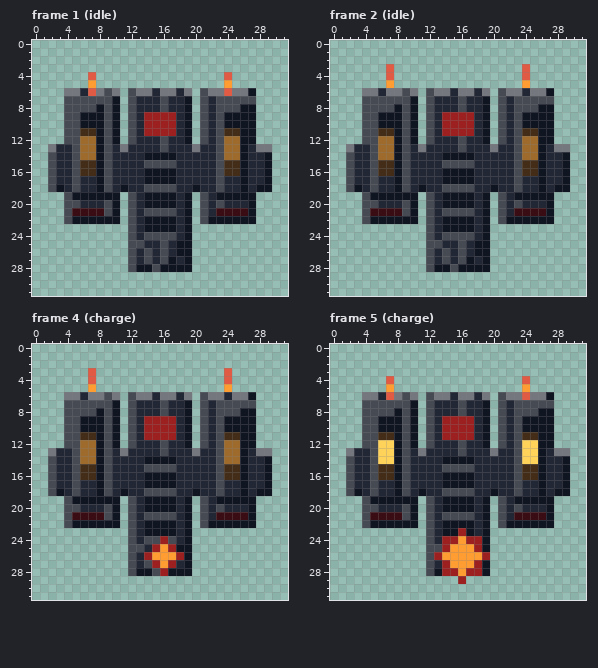
Two versions of one pixel-art file, assets/sources/enemies/test_library/furnace_bomber.ase. That is the earlier state.
32x32 pixels, 14 frames. Shown: frame 1 (idle), frame 2 (idle), frame 4 (charge), frame 5 (charge). The commit also changed other frames, which this record leaves out.
The result:
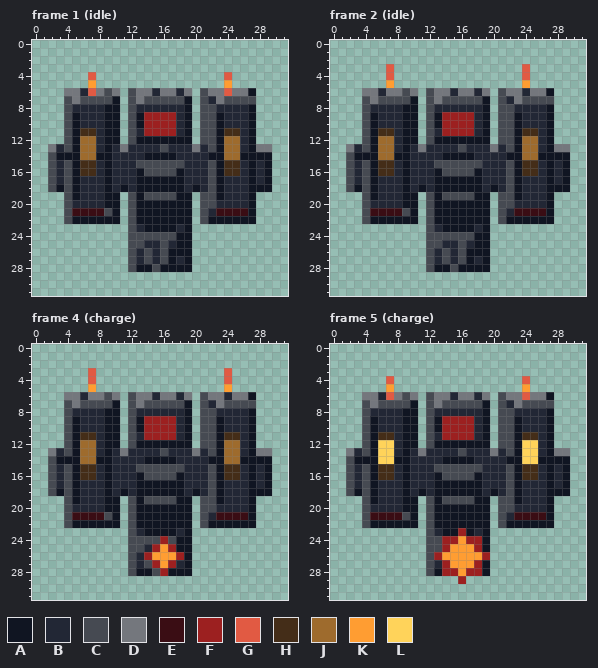
Palette (. is transparent): A #101522  B #222735  C #464a52  D #74777d  E #3a0d14  F #9c2020  G #e15a43  H #442d18  J #9e6b2d  K #ff9d32  L #ffd35a
Change:
layer "Armored Depth" added
Changed rows in their new state; - is an unchanged pixel.
Frame 1 (idle), layer "Armored Depth":
first column x 3:
 7 --D-------DCC-CC----D-----
 8 --BBBBA------B-----CBBBB--
 9 --ABBBA---A--------CABBB--
10 --ABBBA---A--------CABBB--
11 --A--BA------------CA--B--
12 --A--BA---AAAAAA---CA--B--
13 -CA--BA------------CA--BA-
14 AAA---A------------AA---AA
15 -CA--BA---C----C---CA--BA-
16 -CA--BA---ACCCCA---CA--BA-
17 -CA--BA---A----A---CA--BA-
18 -CA--BA---AAAAAA---CA--BA-
19 ---BBB----ACCCCA---C-BBB--
20 --B---A---A----A---CB-----
21 ----------AAAAAA----------
22 ----------A----A----------
24 ----------C----A----------
26 --------------A-----------
Frame 2 (idle), layer "Armored Depth": the same change as frame 1 (idle)
Frame 4 (charge), layer "Armored Depth":
first column x 3:
 7 --D-------DCC-CC----D-----
 8 --BBBBA------B-----CBBBB--
 9 --ABBBA---A--------CABBB--
10 --ABBBA---A--------CABBB--
11 --A--BA------------CA--B--
12 --A--BA---AAAAAA---CA--B--
13 -CA--BA------------CA--BA-
14 AAA---A------------AA---AA
15 -CA--BA---C----C---CA--BA-
16 -CA--BA---ACCCCA---CA--BA-
17 -CA--BA---A----A---CA--BA-
18 -CA--BA---AAAAAA---CA--BA-
19 ---BBB----ACCCCA---C-BBB--
20 --B---A---A----A---CB-----
21 ----------AAAAAA----------
22 ----------A----A----------
24 ----------C----A----------
Frame 5 (charge), layer "Armored Depth":
first column x 3:
 7 --D-------DCC-CC----D-----
 8 --BBBBA------B-----CBBBB--
 9 --ABBBA---A--------CABBB--
10 --ABBBA---A--------CABBB--
11 --A--BA------------CA--B--
12 --A--BA---AAAAAA---CA--B--
13 -CA--BA------------CA--BA-
14 AAA---A------------AA---AA
15 -CA--BA---C----C---CA--BA-
16 -CA--BA---ACCCCA---CA--BA-
17 -CA--BA---A----A---CA--BA-
18 -CA--BA---AAAAAA---CA--BA-
19 ---BBB----ACCCCA---C-BBB--
20 --B---A---A----A---CB-----
21 ----------AAAAAA----------
22 ----------A----A----------
24 ----------C---------------
Pixel boxes of the changes (left, top, right, bottom) in both pictures:
changed: (56, 96, 264, 256)
changed: (354, 96, 562, 256)
changed: (56, 400, 264, 544)
changed: (354, 400, 562, 544)
